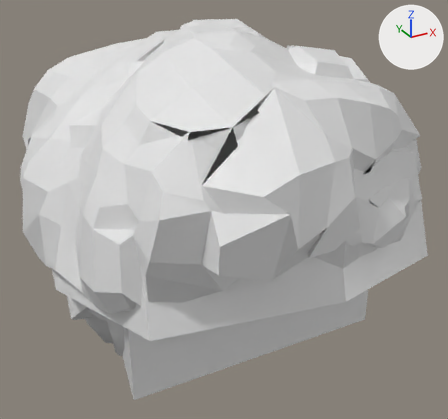
Renders of the FBX model Assets/NPC/Models/Test/hair_male.fbx from each side of a commit.
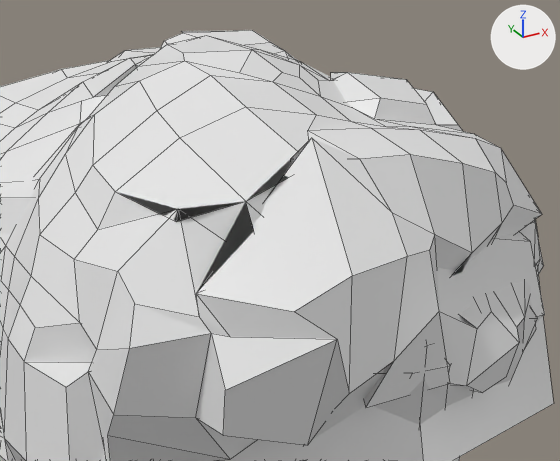
Old and new are each drawn whole from a camera (50 mm lens) standing at (-0.172, -0.322, 2.086) and looking at (0.006, 0.003, 1.924) and again close up on the part from 17% to 96% of the width and 0% to 70% of the height. Lighting does not change. The marker at upper right points along +X, +Y and +Z. The close-ups show mesh edges as thin lines. Where no turn or scale is listed for an object, it has been applied to the vertices.

Names of what the first close-up shows: 'hair_male_2', 'hair_male_3', 'hair_male_4', 'hair_male_5'.
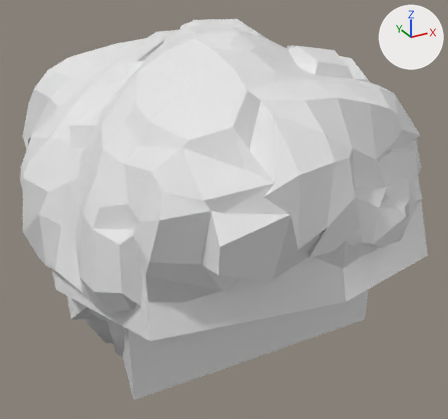
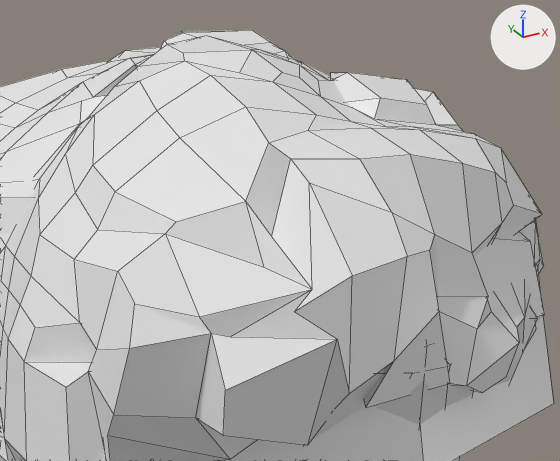
Where the newer file only moved an object's origin or applied its transform, the numbers keep the older frame.

Patch to the scene script:
```diff
--- a/Assets/NPC/Models/Test/hair_male.fbx.py
+++ b/Assets/NPC/Models/Test/hair_male.fbx.py
@@ me_mesh0 @@
 me_mesh0.from_pydata(...)  # 570 vertices, 580 faces; spans x -0.115..0.109, y -0.133..0.13, z 1.901..2.043
 # used by ob_hair_male_4; location = (0.0, 0.0, 0.0)
-me_mesh0.vertices[259].co = (-0.063, -0.094, 2.011)  # pixel (178, 208)
-me_mesh0.vertices[264].co = (-0.065, -0.107, 1.992)  # pixel (196, 293)
-me_mesh0.vertices[270].co = (-0.035, -0.107, 2.001)
-me_mesh0.vertices[273].co = (-0.023, -0.096, 2.026)  # pixel (311, 137)
-me_mesh0.vertices[281].co = (-0.025, -0.1, 2.02)
-me_mesh0.vertices[526].co = (0.021, -0.105, 1.968)
-me_mesh0.vertices[529].co = (0.012, -0.112, 1.978)
+# me_mesh0 part 1
+me_mesh0.vertices[259].co = (-0.068, -0.095, 2.005)  # pixel (165, 233)
+me_mesh0.vertices[264].co = (-0.041, -0.126, 1.995)  # pixel (312, 289)
+me_mesh0.vertices[270].co = (-0.039, -0.102, 2.002)  # pixel (271, 236)
+me_mesh0.vertices[273].co = (-0.029, -0.104, 2.016)  # pixel (309, 182)
+me_mesh0.vertices[281].co = (-0.033, -0.09, 2.025)  # pixel (268, 142)
+# me_mesh0 part 2
+me_mesh0.vertices[526].co = (0.004, -0.116, 1.981)
+me_mesh0.vertices[529].co = (0.029, -0.117, 1.977)  # pixel (488, 295)
 me_mesh0.materials.append(mat_material_002)
```

Location of each change, (x1, y1, x2, y2) in pixels of the close-ups (560 x 461 px; the box of a moved part takes in the faces that stretch with it):
part 1 of me_mesh0, moved or reshaped: (75, 107, 407, 339) in both
part 2 of me_mesh0, moved or reshaped: (430, 223, 502, 328) in both
